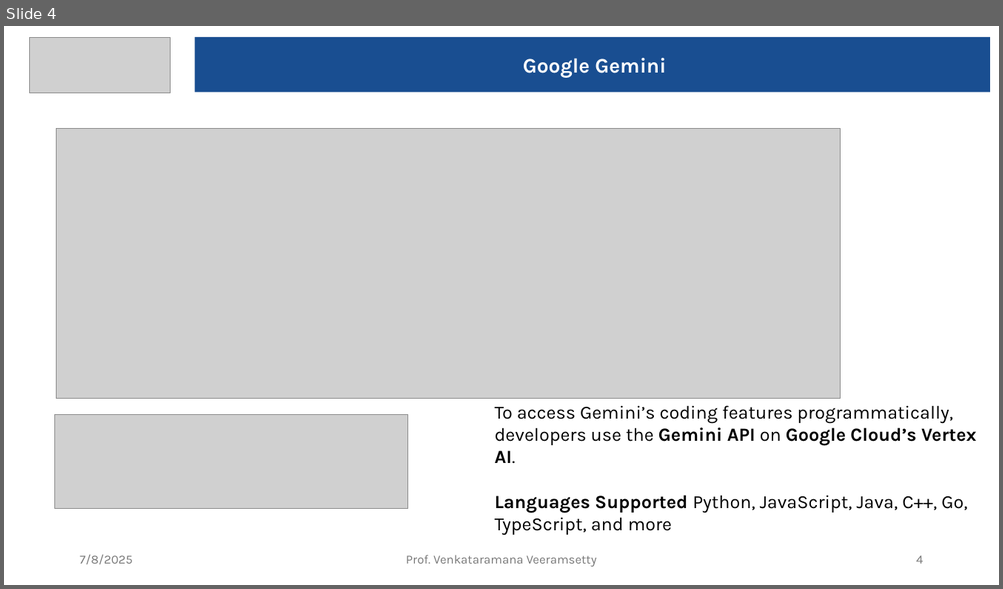
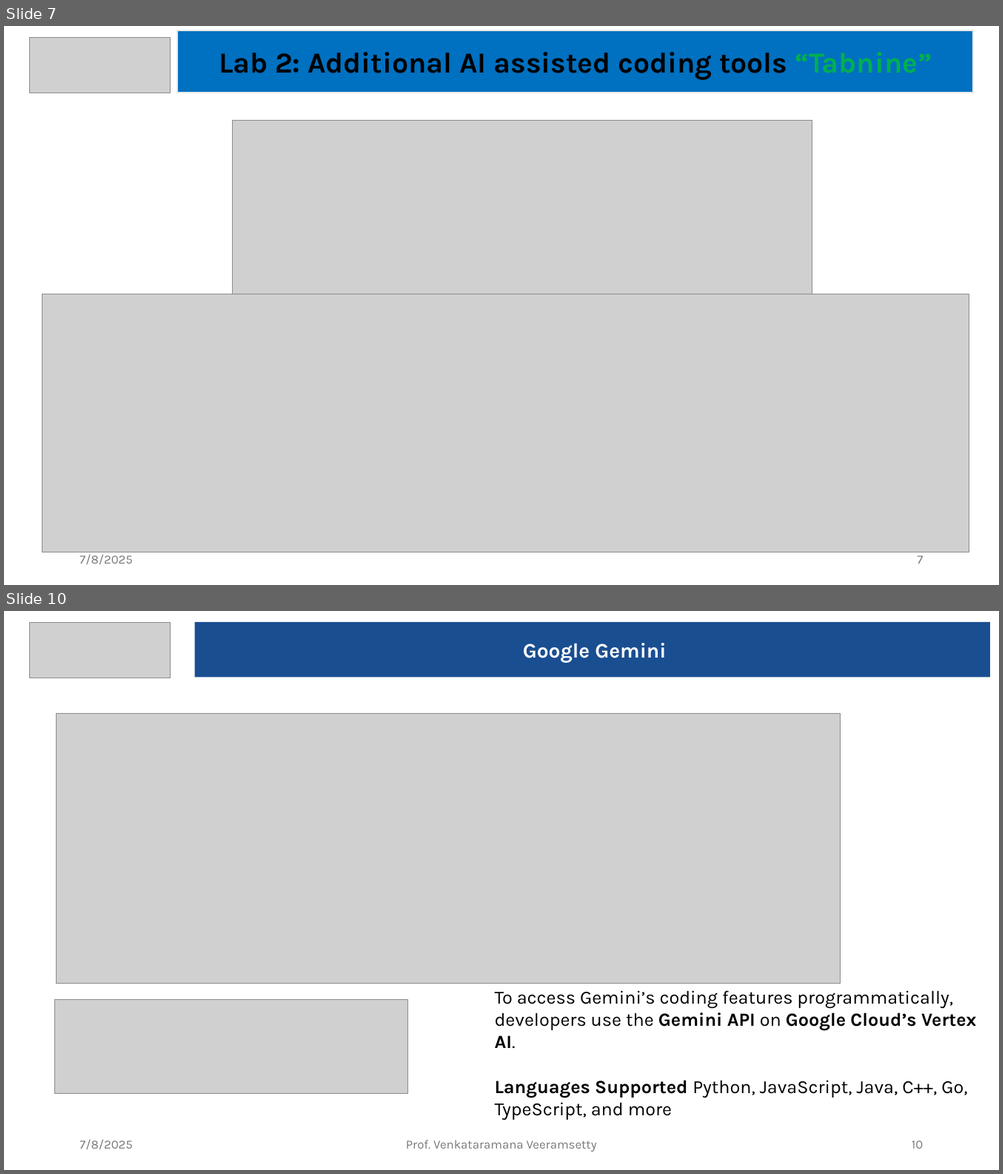
Before and after one commit to vvrgit/AI-Assisted-Coding, a slide deck: Lecture#3.pptx. Shown one above the other, each under a label of ours: slide 4 before the commit, slides 7 and 10 after it; the slides between them are not shown. The pictures are 1003x589 and 1003x1174 pixels, drawn with LibreOffice and Linux fonts; fonts in the diff are those of the drawing; grey boxes stand for pictures. Boxes give left, top, right and bottom in pixels: in the first picture for what was removed or moved away, otherwise in the second. Text is boxed around its words. In the diff, an @@ line names an element or a change of style, - is before the commit and + after.

```diff
--- a/Lecture#3.pptx
+++ b/Lecture#3.pptx
@@ slide 7 added at <box>4,26,999,585</box>, background #FFFFFF @@
@@ picture added at <box>30,38,170,93</box> @@
@@ rectangle added at <box>177,30,973,93</box>, fill #0070C0, outline #E8E8E8 1.5 pt, 28 pt, text #000000, bold @@
+Lab 2: Additional AI assisted coding tools “Tabnine”
@@ picture added at <box>233,120,812,491</box> @@
@@ picture added at <box>42,294,969,553</box> @@
@@ text added at <box>79,555,133,565</box>, 12 pt, text #797979 @@
+7/8/2025
@@ page number added at <box>917,556,923,564</box>, 12 pt, text #797979 @@
+7
@@ what was slide 4 is now slide 10 @@
@@ page number at <box>911,1141,922,1149</box>: text changed @@
-4
+10
```
Also in this commit, not shown: 5 other slides added, 1 other file.
